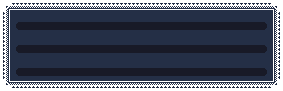
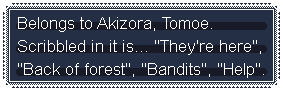
Layers edited between the first and the second (283, 91) image:
added layer "EN" above "JP" over <box>18,17,264,78</box>
